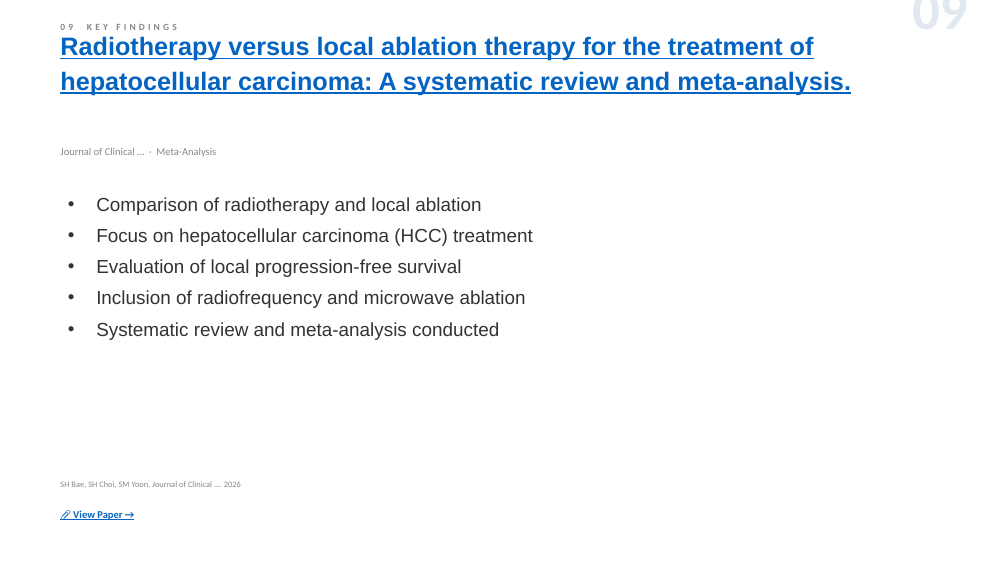
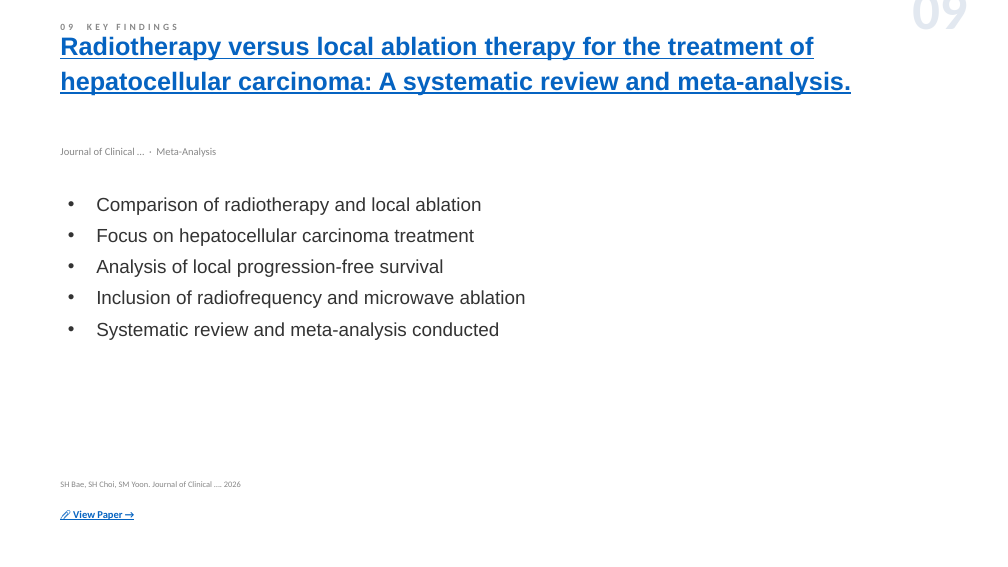
Before and after one commit to jejenhu-maker/hcc-weekly-digest, a slide deck: slide 11 of docs/digest-en.pptx. Drawn at 1008x567 pixels with LibreOffice and Linux fonts; fonts in the diff are those of the drawing. Boxes give left, top, right and bottom in pixels: in the first picture for what was removed or moved away, otherwise in the second. Text is boxed around its words. In the diff, an @@ line names an element or a change of style, - is before the commit and + after.

```diff
--- a/docs/digest-en.pptx
+++ b/docs/digest-en.pptx
@@ text at box(96, 228, 474, 277): text changed @@
-• Focus on hepatocellular carcinoma (HCC) treatment
-• Evaluation of local progression-free survival
+• Focus on hepatocellular carcinoma treatment
+• Analysis of local progression-free survival
```
Also in this commit, not shown: 10 other slides changed, 3 slides added, 3 slides removed, 2 other files.
